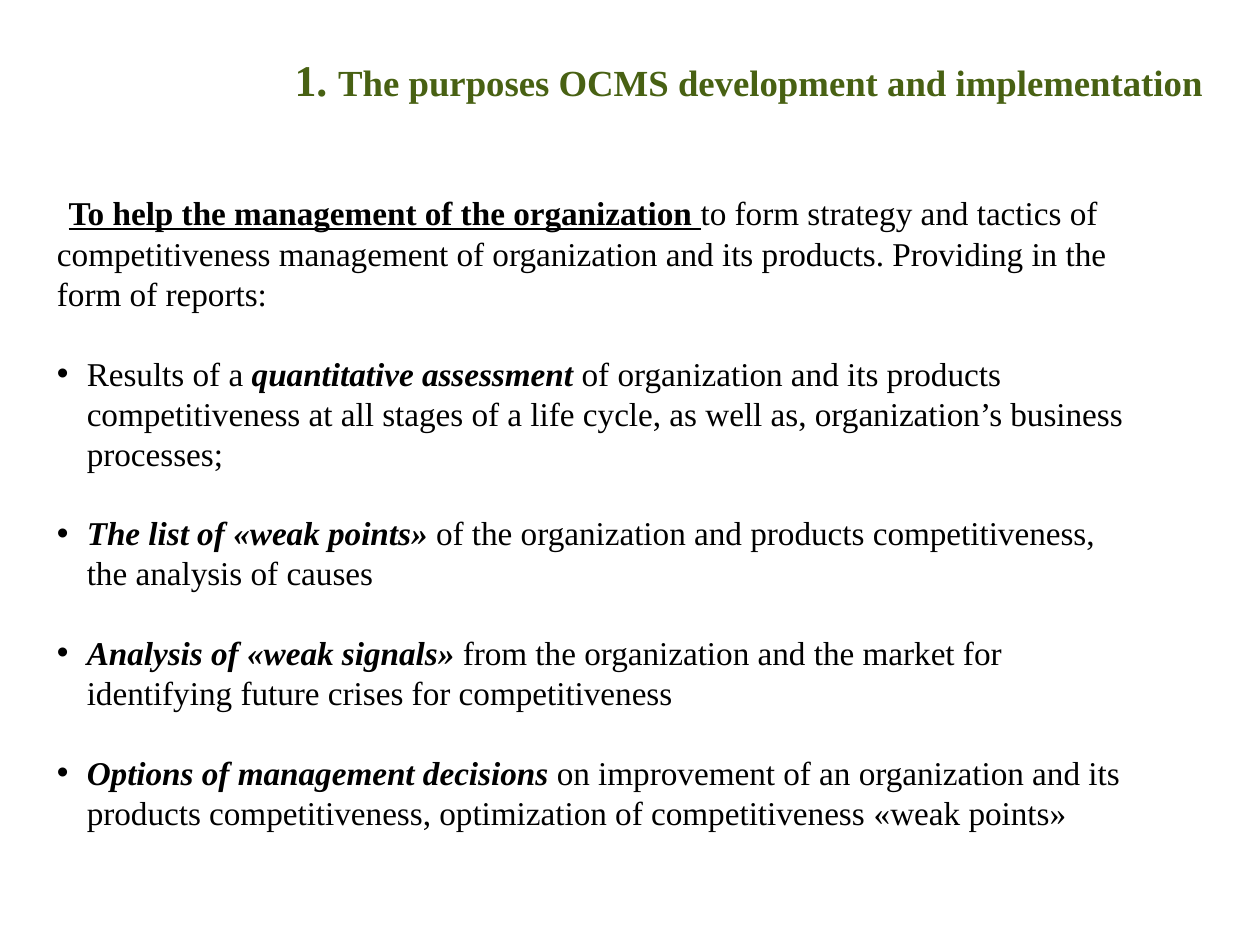
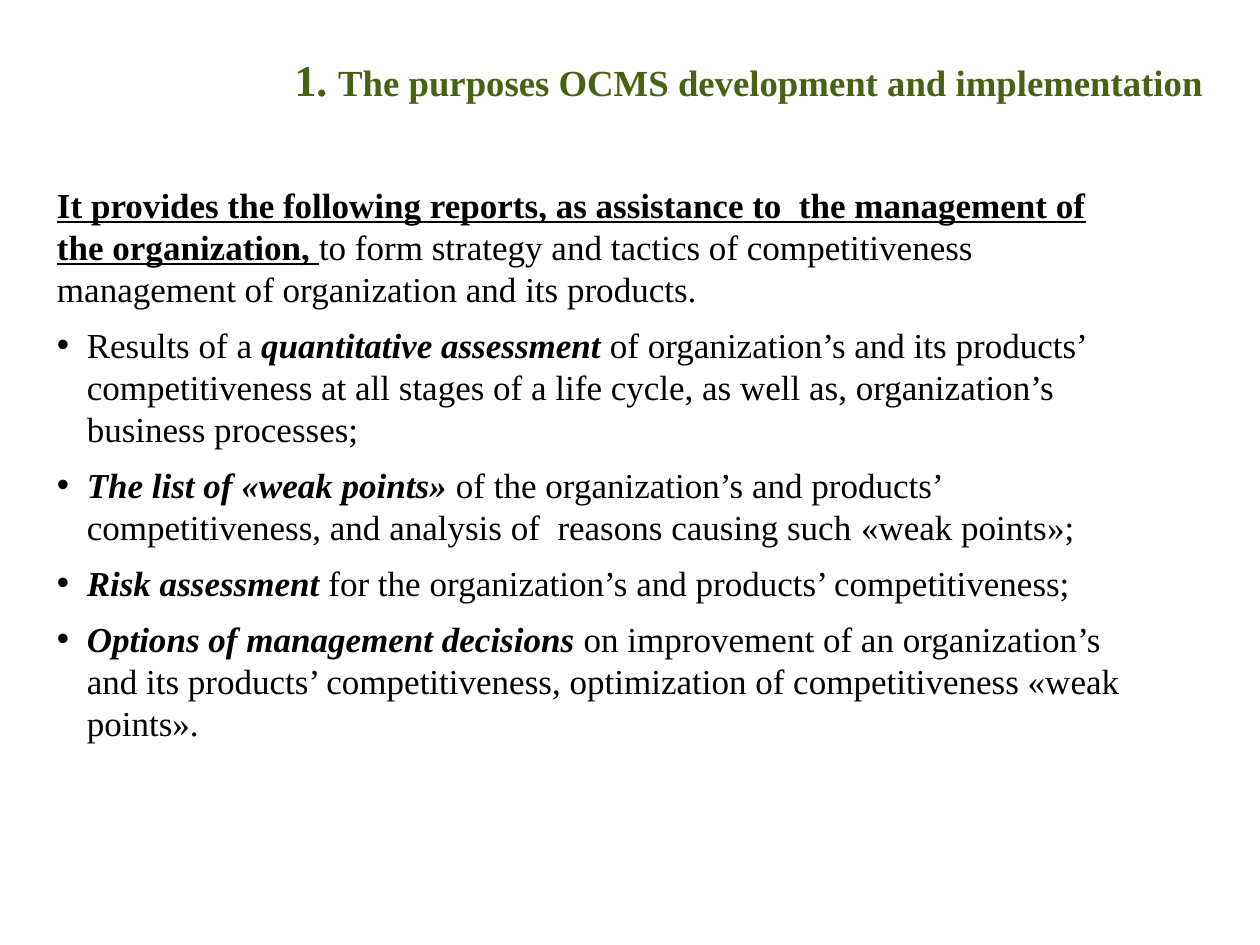
Before and after one commit to ocmsystem/ocmsystem.github.io, a slide deck: slide 3 of files/presentations/Presentation_OCMSystem_ENG.ppt. Drawn at 1260x945 pixels with LibreOffice and Linux fonts; fonts in the diff are those of the drawing; background and template pictures are left out. Boxes give left, top, right and bottom in pixels: in the first picture for what was removed or moved away, otherwise in the second. Text is boxed around its words. In the diff, an @@ line names an element or a change of style, - is before the commit and + after.

```diff
--- a/files/presentations/Presentation_OCMSystem_ENG.ppt
+++ b/files/presentations/Presentation_OCMSystem_ENG.ppt
@@ text at <box>57,193,1119,743</box>: text changed; size 19 to 20 pt @@
-To help the management of the organization to form strategy and tactics of competitiveness management of organization and its products. Providing in the form of reports:
-• Results of a quantitative assessment of organization and its products competitiveness at all stages of a life cycle, as well as, organization’s business processes;
-• The list of «weak points» of the organization and products competitiveness, the analysis of causes
-• Analysis of «weak signals» from the organization and the market for identifying future crises for competitiveness
-• Options of management decisions on improvement of an organization and its products competitiveness, optimization of competitiveness «weak points»
+It provides the following reports, as assistance to the management of the organization, to form strategy and tactics of competitiveness management of organization and its products.
+• Results of a quantitative assessment of organization’s and its products’ competitiveness at all stages of a life cycle, as well as, organization’s business processes;
+• The list of «weak points» of the organization’s and products’ competitiveness, and analysis of reasons causing such «weak points»;
+• Risk assessment for the organization’s and products’ competitiveness;
+• Options of management decisions on improvement of an organization’s and its products’ competitiveness, optimization of competitiveness «weak points».
```
Also in this commit, not shown: 5 other slides changed, 2 slides added, 1 slide removed, 1 other file.
